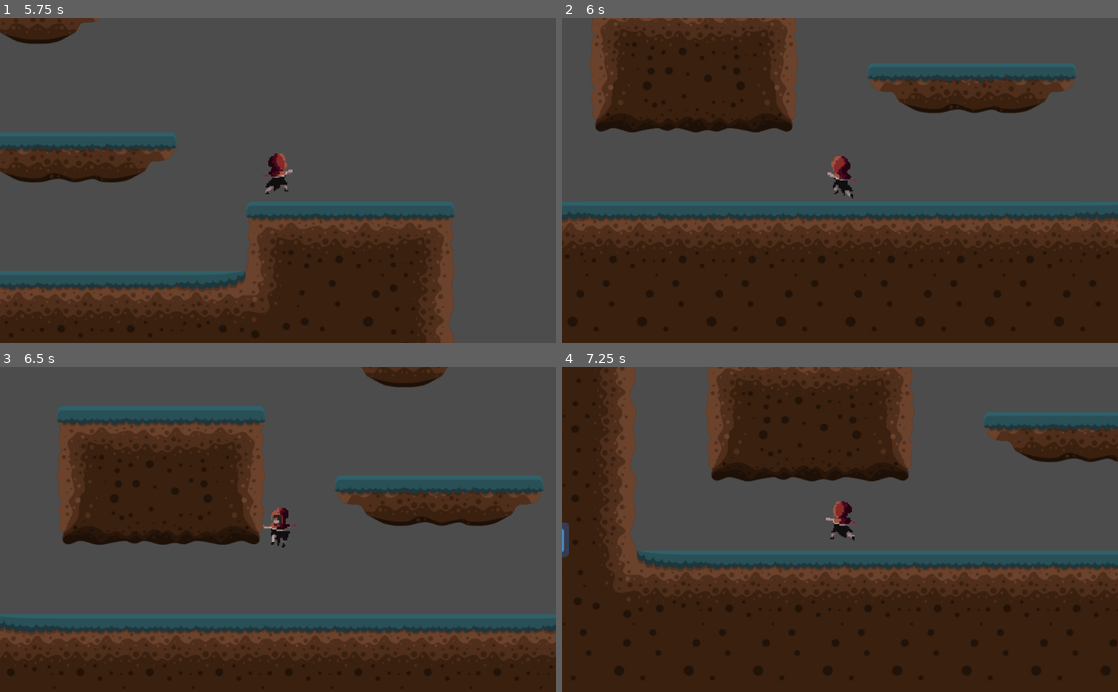
Above: before the commit, frames 1-4 (two rows, left to right).
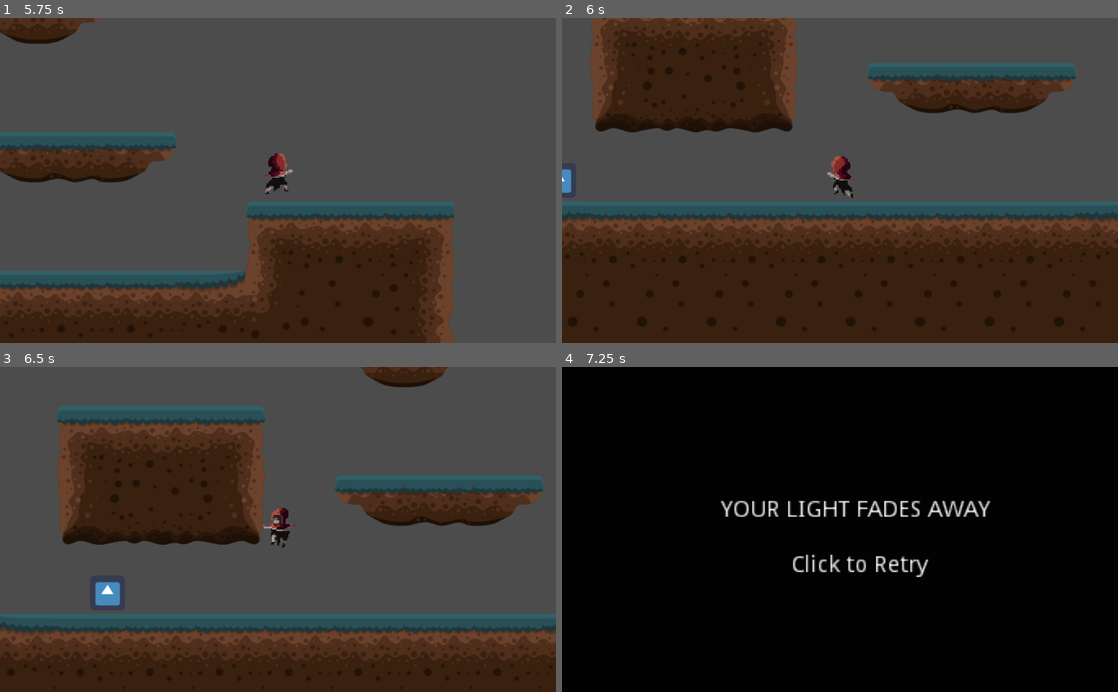
Above: after the commit, the same moments.

Repository: beldonholt/YourMum
Game: Godot game, scene res://Levels/MainLevels/LevelOne.tscn
Two runs of this game, one before a commit and one after it. Both use one fixed random seed, a clock stepped at 60 frames per second and the inputs below. The engine's default icon, where the game draws it, is replaced by a stand-in: a white triangle on a blue panel in a dark square.
Inputs:
- Up to frame 1 (5.75 s): tap Enter at 0.5 s; hold Shift (run) 0.53-1.28 s; hold D (right) 0.53-2.03 s; tap W (jump) at 0.77, 1.52, 3.02, 3.77, 4.52 s; tap Shift (run) at 1.35, 2.85, 4.35 s; hold A (left) 2.03-2.78 s; hold Shift (run) 2.03-2.78 s; hold D (right) 2.78-4.28 s; hold Shift (run) 3.53-4.28 s; hold A (left) 4.28-5.03 s; hold D (right) from 5.03 s (still down); hold Shift (run) from 5.03 s (still down)
- Up to frame 2 (6 s): release D (right) at 5.78 s; release Shift (run) at 5.78 s; hold A (left) from 5.78 s (still down); tap Shift (run) at 5.85 s
- Up to frame 3 (6.5 s): keep holding A (left); tap W (jump) at 6.02 s
- Up to frame 4 (7.25 s): keep holding A (left); hold Shift (run) from 6.53 s (still down); tap W (jump) at 6.77 s

Frame 1 is identical in both runs. In frame 2, 0.1% of the frame differs, in the area x 0-2%, y 46-54%; in frame 3, 0.3%; in frame 4, 100%, in the area x 0-100%, y 0-100%.

Commit message:
difficulty tweak

Diff:
--- a/Lvl 3 Main progect/BaddieThings/Shadow/ShadowMan.gd
+++ b/Lvl 3 Main progect/BaddieThings/Shadow/ShadowMan.gd
@@ -2,6 +2,13 @@
 
 var speed = 300
 var ArrayPosition = 1
+
+func _ready():
+	speed *= Global.PlayerDeaths * .5
+	if speed <= 300:
+		speed = 300
+	print(speed)
+	pass
 
 func _process(delta):
 	if Global.ShadowSpawned:
--- a/Lvl 3 Main progect/Global.gd
+++ b/Lvl 3 Main progect/Global.gd
@@ -24,6 +24,7 @@
 	ShadowSpawned = false
 
 
+
 func AddPlayerPos(Pos):
 	var intPos = Pos.round()
 	if PlayerPos.back() != intPos:
--- a/Lvl 3 Main progect/Levels/MainLevels/LevelOne.tscn
+++ b/Lvl 3 Main progect/Levels/MainLevels/LevelOne.tscn
@@ -402,6 +402,30 @@
 [node name="LevelOne" type="Node2D"]
 script = ExtResource( 19 )
 
+[node name="BadThings" type="Node" parent="."]
+
+[node name="Wolves" type="Node" parent="BadThings"]
+
+[node name="Wolf" parent="BadThings/Wolves" instance=ExtResource( 17 )]
+position = Vector2( 2235.98, 70.3401 )
+
+[node name="Wolf2" parent="BadThings/Wolves" instance=ExtResource( 17 )]
+position = Vector2( 3561.35, -435.158 )
+
+[node name="Wolf3" parent="BadThings/Wolves" instance=ExtResource( 17 )]
+position = Vector2( 4439.68, 80.0904 )
+
+[node name="SpikeBushes" type="Node" parent="BadThings"]
+
+[node name="SpikeBush" parent="BadThings/SpikeBushes" instance=ExtResource( 20 )]
+position = Vector2( 1208.16, -415.608 )
+
+[node name="SpikeBush2" parent="BadThings/SpikeBushes" instance=ExtResource( 20 )]
+position = Vector2( 1876.86, -286.487 )
+
+[node name="SpikeBush3" parent="BadThings/SpikeBushes" instance=ExtResource( 20 )]
+position = Vector2( 1859.83, -798.965 )
+
 [node name="Player" parent="." instance=ExtResource( 18 )]
 position = Vector2( -77.2844, 200.145 )
 
@@ -412,12 +436,6 @@
 format = 1
 tile_data = PoolIntArray( -393202, 13, 0, -393201, 15, 0, -327676, 13, 0, -327675, 15, 0, -196614, 1, 0, -196613, 1, 0, …(3207 unchanged characters)…
 
-[node name="SpikeBush" parent="." instance=ExtResource( 20 )]
-position = Vector2( 1208.16, -415.608 )
-
-[node name="Wolf" parent="." instance=ExtResource( 17 )]
-position = Vector2( 2214.62, -153.913 )
-
 [node name="ShadowMan" parent="." instance=ExtResource( 21 )]
 position = Vector2( -283.901, 236.01 )
 
--- a/Lvl 3 Main progect/PlayerStuff/Player.tscn
+++ b/Lvl 3 Main progect/PlayerStuff/Player.tscn
@@ -115,7 +115,7 @@
 one_shot = true
 
 [node name="PositionTimer" type="Timer" parent="."]
-wait_time = 0.5
+wait_time = 0.25
 autostart = true
 
 [node name="Area2D" type="Area2D" parent="."]
